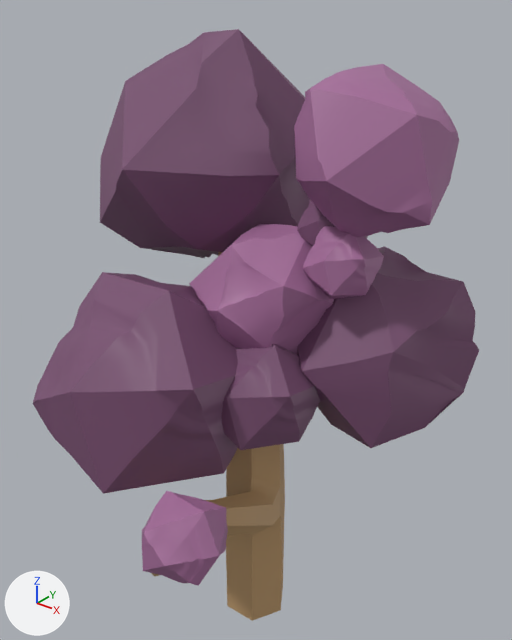
The FBX model Assets/Models/SM_Tree_2.fbx as it was, and as the next commit left it.
Rendered twice from a 50 mm lens placed at (0.546, -0.673, 0.988), pointed at (-0.056, 0.08, 0.521). Every picture has the same lights, and +X, +Y and +Z are marked at lower left. Where no turn or scale is listed for an object, it has been applied to the vertices.
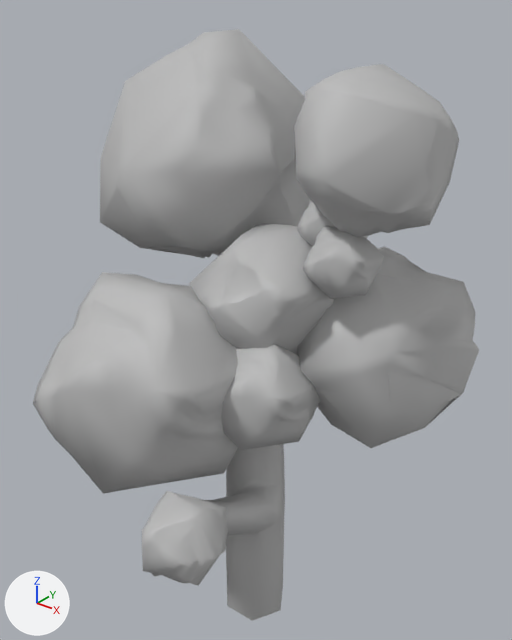
Boxes (x1, y1, x2, y2) around the edits, measured in the pictures (512 x 640 px):
part 1 of me_mesh, recoloured (purple to grey): (33, 29, 479, 494) in both
part 2 of me_mesh, recoloured (purple to grey): (142, 64, 459, 586) in both
part 3 of me_mesh, recoloured (brown to grey): (151, 252, 285, 621) in both

The change, as a diff of the scene's bpy script:
```diff
--- a/Assets/Models/SM_Tree_2.fbx.py
+++ b/Assets/Models/SM_Tree_2.fbx.py
@@ mat_phong1 @@
+mat_phong1 = principled_material('phong1')
+mat_phong1.base_color = (0.5, 0.5, 0.5)  # grey #bcbcbc
+mat_phong1.roughness = 0.553
@@ me_mesh @@
 me_mesh.from_pydata(...)  # 2543 vertices, 2520 faces; spans x -0.382..0.243, y -0.314..0.379, z 0.0..0.922
 # used by ob_polysurface23; location = (0.0, 0.0, 0.0)
+# me_mesh part 1: all 1360 faces that had it switch from mat_phong7 (dark purple #794f71) to mat_phong1 (grey #bcbcbc)
+# me_mesh part 2: all 1032 faces that had it switch from mat_phong6 (pink #a56e9a) to mat_phong1 (grey #bcbcbc)
+# me_mesh part 3: all 128 faces that had it switch from mat_phong5 (brown #c09c6f) to mat_phong1 (grey #bcbcbc)
```
